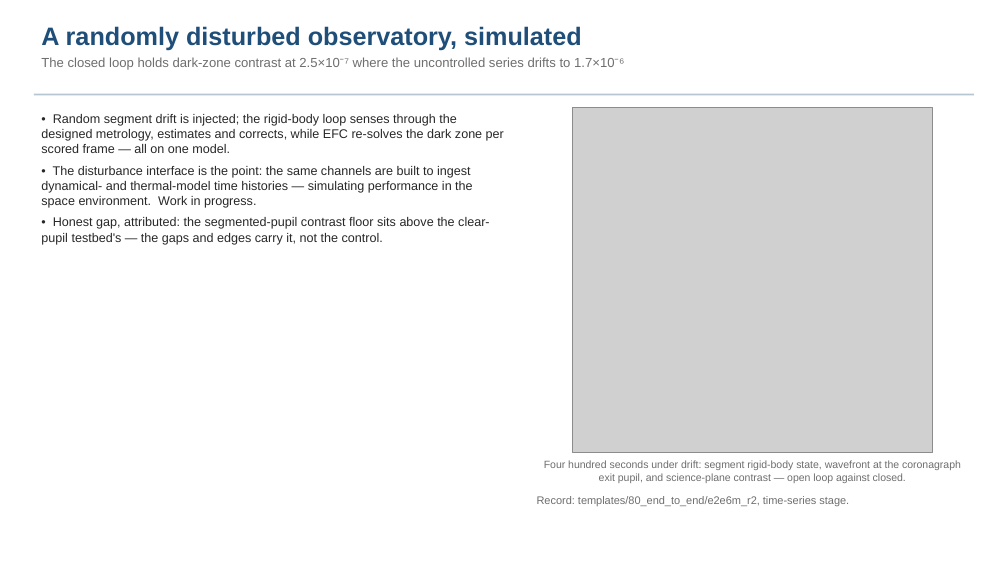
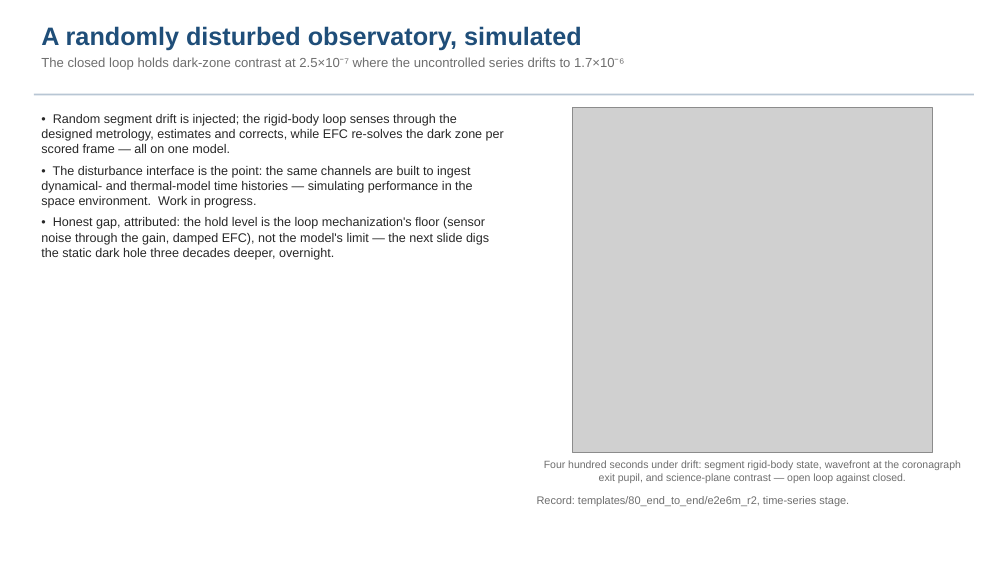
Before and after one commit to nasa-jpl/macos, a slide deck: slide 27 of demo_session/deck_keysight.pptx. Drawn at 1008x567 pixels with LibreOffice and Linux fonts; fonts in the diff are those of the drawing; grey boxes stand for pictures. Boxes give left, top, right and bottom in pixels: in the first picture for what was removed or moved away, otherwise in the second. Text is boxed around its words. In the diff, an @@ line names an element or a change of style, - is before the commit and + after.

```diff
--- a/demo_session/deck_keysight.pptx
+++ b/demo_session/deck_keysight.pptx
@@ text at [41,217,489,260]: text changed @@
-• Honest gap, attributed: the segmented-pupil contrast floor sits above the clear-pupil testbed's — the gaps and edges carry it, not the control.
+• Honest gap, attributed: the hold level is the loop mechanization's floor (sensor noise through the gain, damped EFC), not the model's limit — the next slide digs the static dark hole three decades deeper, overnight.
```
Also in this commit, not shown: 1 other slide changed, 1 slide added, 3 other files.
